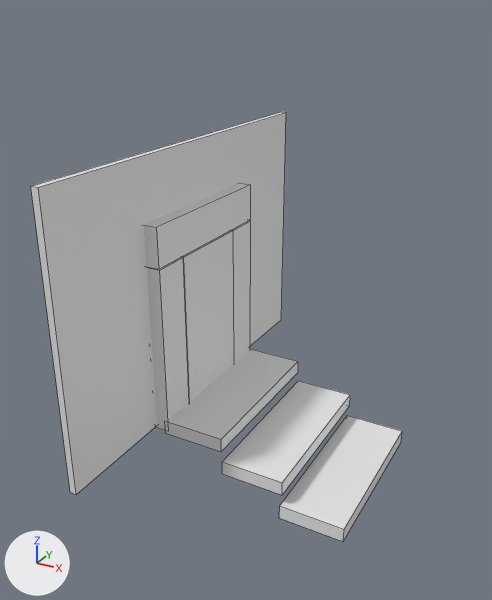
One commit to the Blender file Blender/BeachTown/BeachTown.blend: the scene before it, then after it.
Rendered twice from a 50 mm lens placed at (45.5, -67.9, 48.1), pointed at (-7.0, 27.7, 0.3). Arrows for +X, +Y and +Z are at lower left; the lights stay in place. The first picture is the older version. Mesh edges are drawn as thin lines.

In view in the first picture: 'Door', 'Door.001', 'Door.002', 'Door.003', 'Door.004', 'Door.005', 'Door.006', 'DoorWall'.
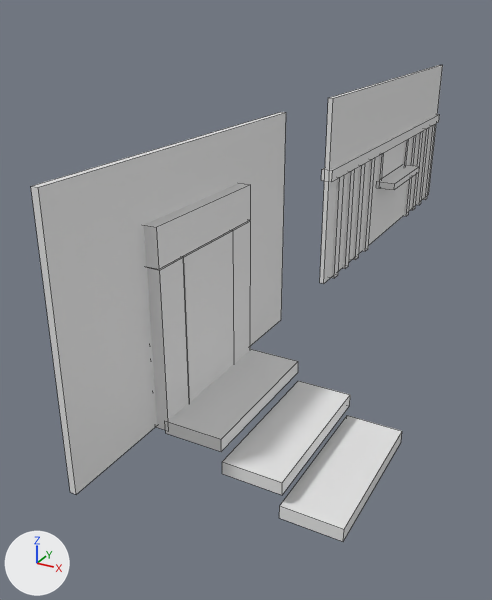
Commit message: Beach Town
- Second wall made

What differs and where, as boxes (x1, y1, x2, y2) in the pictures (492 x 600 px):
'DoorWall.001', added: after (320, 65, 443, 284)
'Cube', added: after (321, 114, 440, 182)
'Cube.001', added: after (331, 175, 344, 278)
'Cube.002', added: after (342, 169, 355, 269)
'Cube.011', added: after (377, 165, 420, 190)
'Cube.003', added: after (352, 164, 365, 260)
'Cube.004', added: after (363, 158, 375, 251)
'Cube.007', added: after (417, 128, 429, 205)
'Cube.006', added: after (411, 131, 423, 210)
'Cube.008', added: after (423, 124, 435, 200)
'Cube.005', added: after (404, 135, 416, 216)
'Cube.009', added: after (377, 153, 384, 182)
'Cube.010', added (mostly hidden): after (402, 139, 409, 166)

The change, as a diff of the scene's bpy script:
```diff
--- a/Blender/BeachTown/BeachTown.blend.py
+++ b/Blender/BeachTown/BeachTown.blend.py
@@ me_cube_020 @@
+me_cube_020.from_pydata(...)  # a box spanning x -1.0..1.0, y -1.0..1.0, z -1.0..1.0
@@ ob_doorwall_001 @@
+ob_doorwall_001 = bpy.data.objects.new('DoorWall.001', me_cube_001.copy())  # the mesh of ob_doorwall
+ob_doorwall_001.location = (0.0, 79.7, 0.0)
+ob_doorwall_001.scale = (1.0, 1.47, 1.0)
@@ ob_cube_011 @@
+ob_cube_011 = bpy.data.objects.new('Cube.011', me_cube_020)
+ob_cube_011.location = (3.3, 79.0, 12.5)
+ob_cube_011.scale = (1.98, 9.32, 0.671)
@@ ob_cube_010 @@
+ob_cube_010 = bpy.data.objects.new('Cube.010', me_cube_020.copy())
+ob_cube_010.location = (1.0, 87.9, 15.4)
+ob_cube_010.scale = (1.0, 0.555, 3.58)
@@ ob_cube_009 @@
+ob_cube_009 = bpy.data.objects.new('Cube.009', me_cube_020.copy())
+ob_cube_009.location = (1.0, 70.2, 15.4)
+ob_cube_009.scale = (1.0, 0.555, 3.58)
@@ ob_cube_008 @@
+ob_cube_008 = bpy.data.objects.new('Cube.008', me_cube_020.copy())
+ob_cube_008.location = (1.0, 110.8, 9.4)
+ob_cube_008.scale = (1.0, 1.0, 9.71)
@@ ob_cube_007 @@
+ob_cube_007 = bpy.data.objects.new('Cube.007', me_cube_020.copy())
+ob_cube_007.location = (1.0, 105.1, 9.4)
+ob_cube_007.scale = (1.0, 1.0, 9.71)
@@ ob_cube_006 @@
+ob_cube_006 = bpy.data.objects.new('Cube.006', me_cube_020.copy())
+ob_cube_006.location = (1.0, 99.5, 9.4)
+ob_cube_006.scale = (1.0, 1.0, 9.71)
@@ ob_cube_005 @@
+ob_cube_005 = bpy.data.objects.new('Cube.005', me_cube_020.copy())
+ob_cube_005.location = (1.0, 93.8, 9.4)
+ob_cube_005.scale = (1.0, 1.0, 9.71)
@@ ob_cube_004 @@
+ob_cube_004 = bpy.data.objects.new('Cube.004', me_cube_020.copy())
+ob_cube_004.location = (1.0, 64.4, 9.4)
+ob_cube_004.scale = (1.0, 1.0, 9.71)
@@ ob_cube_003 @@
+ob_cube_003 = bpy.data.objects.new('Cube.003', me_cube_020.copy())
+ob_cube_003.location = (1.0, 58.5, 9.4)
+ob_cube_003.scale = (1.0, 1.0, 9.71)
@@ ob_cube_002 @@
+ob_cube_002 = bpy.data.objects.new('Cube.002', me_cube_020.copy())
+ob_cube_002.location = (1.0, 52.8, 9.4)
+ob_cube_002.scale = (1.0, 1.0, 9.71)
@@ ob_cube_001 @@
+ob_cube_001 = bpy.data.objects.new('Cube.001', me_cube_020.copy())
+ob_cube_001.location = (1.0, 47.2, 9.4)
+ob_cube_001.scale = (1.0, 1.0, 9.71)
@@ ob_cube @@
+ob_cube = bpy.data.objects.new('Cube', me_cube_020.copy())
+ob_cube.location = (1.0, 79.0, 20.1)
+ob_cube.scale = (1.0, 36.5, 1.0)
```
